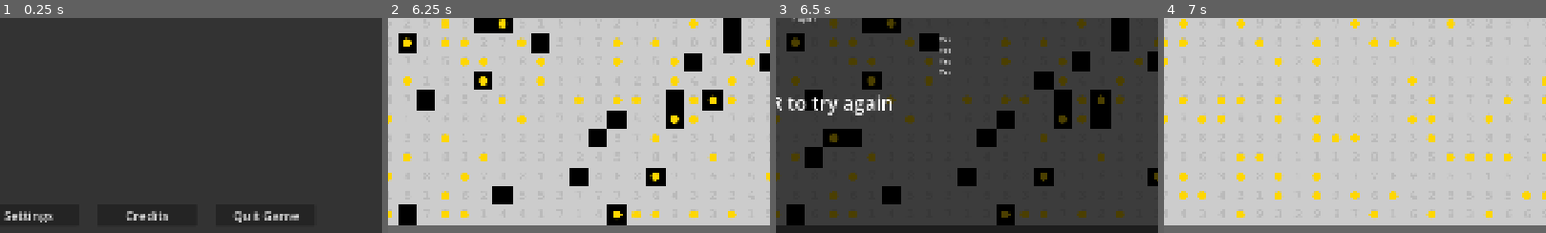
Above: before the commit, frames 1-4 (left to right).
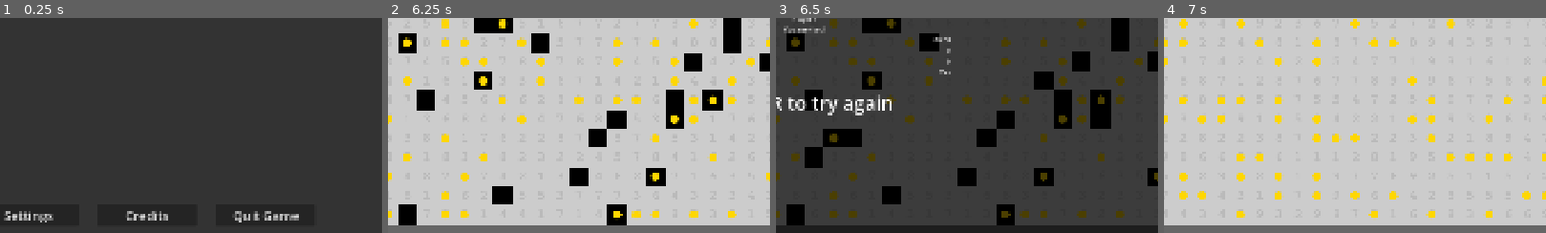
Above: after the commit, the same moments.

Repository: njamster/gmtk_jam_2026
Game: Godot game, scene res://main_menu.tscn
Same seed, same stepped clock (60 frames per second), same inputs: the game is played once before the commit and once after it.
Inputs:
- Up to frame 1 (0.25 s): no input
- Up to frame 2 (6.25 s): click "Singleplayer" at 0.5 s; tap Enter at 1.25 s; hold D (move_right) 1.28-2.03 s; tap R every 1.5 s from 1.35 to 5.85 s; hold S (move_down) 2.03-2.78 s; tap Shift at 2.1, 3.6, 5.1 s; hold D (move_right) 2.78-3.53 s; hold W (move_up) 3.53-4.28 s; hold A (move_left) 4.28-5.78 s; hold S (move_down) from 5.78 s (still down)
- Up to frame 3 (6.5 s): keep holding S (move_down)
- Up to frame 4 (7 s): tap R at 6.5 s; release S (move_down) at 6.53 s; hold D (move_right) from 6.53 s (still down); tap Shift at 6.6 s
The pictures show only the part of the screen within x 46-96%, y 49-99%; the shares and areas given below are measured in that part.

Frames 1-2 are identical in both runs. In frame 3, 0.4% of the frame differs, in the area x 2-46%, y 3-22%; in frame 4, nothing differs.

Commit message:
Fix all player stats on the game over screen stating "Yes" :D

Diff:
--- a/autoloads/game_over_screen/game_over_screen.gd
+++ b/autoloads/game_over_screen/game_over_screen.gd
@@ -17,6 +17,7 @@
 		for i in Global.num_players:
 			var player_stats := preload("res://autoloads/game_over_screen/player_stats.tscn").instantiate()
 			player_stats.player_id = i
+			player_stats.update()
 			%Stats.add_child(player_stats)
 	else:
 		hide()
--- a/autoloads/game_over_screen/player_stats.gd
+++ b/autoloads/game_over_screen/player_stats.gd
@@ -7,13 +7,8 @@
 func _ready() -> void:
 	$Player.text = "Player %d" % [player_id + 1]
 
-	visibility_changed.connect(func():
-		if visible:
-			_update_stats()
-	)
 
-
-func _update_stats() -> void:
+func update() -> void:
 	if Global.stats[player_id].death_reason:
 		$DeathReason.text = Global.stats[player_id].death_reason
 	else:
--- a/autoloads/game_over_screen/player_stats.tscn
+++ b/autoloads/game_over_screen/player_stats.tscn
@@ -34,7 +34,6 @@
 [node name="Value" type="Label" parent="Stats/SurvivalTime" unique_id=671965437]
 layout_mode = 2
 size_flags_horizontal = 8
-text = "Yes"
 
 [node name="Gold" type="HBoxContainer" parent="Stats" unique_id=757544656]
 unique_name_in_owner = true
@@ -48,7 +47,6 @@
 [node name="Value" type="Label" parent="Stats/Gold" unique_id=1968867458]
 layout_mode = 2
 size_flags_horizontal = 8
-text = "Yes"
 
 [node name="NumJumps" type="HBoxContainer" parent="Stats" unique_id=1551478125]
 unique_name_in_owner = true
@@ -62,7 +60,6 @@
 [node name="Value" type="Label" parent="Stats/NumJumps" unique_id=1364634105]
 layout_mode = 2
 size_flags_horizontal = 8
-text = "Yes"
 
 [node name="SurvivedState" type="HBoxContainer" parent="Stats" unique_id=1307769240]
 unique_name_in_owner = true
@@ -76,4 +73,3 @@
 [node name="Value" type="Label" parent="Stats/SurvivedState" unique_id=434474208]
 layout_mode = 2
 size_flags_horizontal = 8
-text = "Yes"
